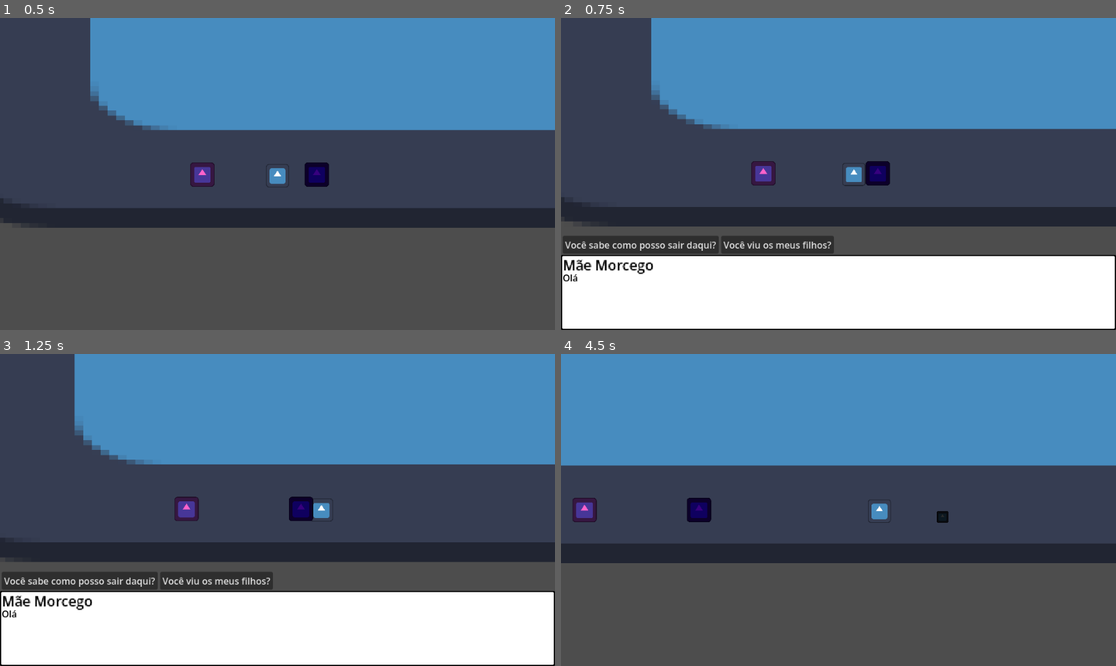
Above: before the commit, frames 1-4 (two rows, left to right).
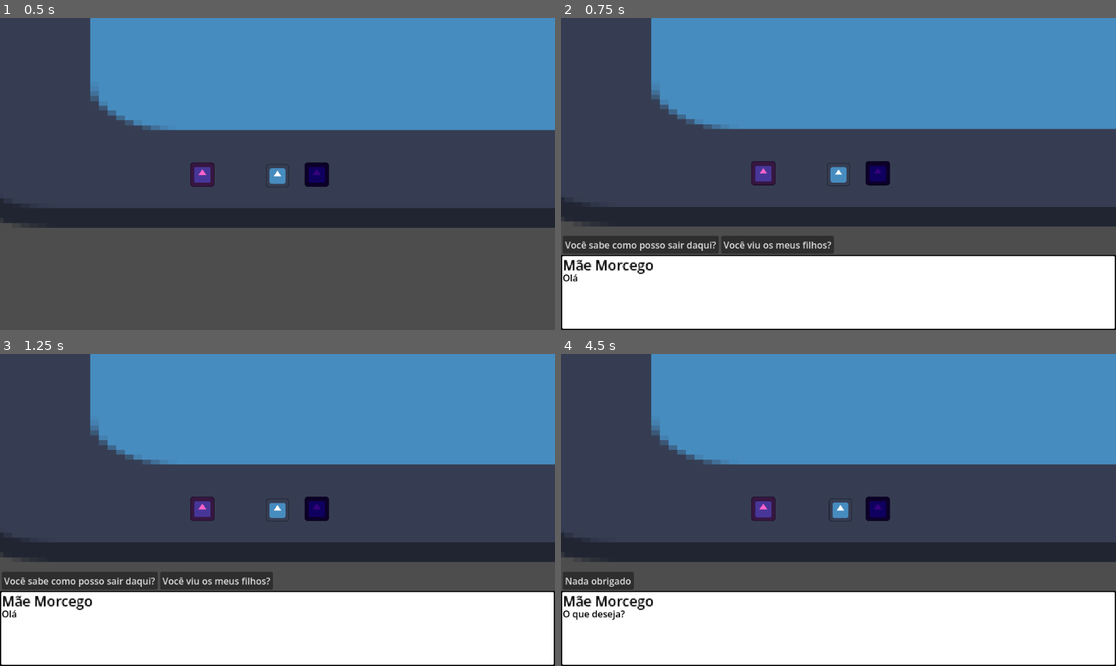
Above: after the commit, the same moments.

Repository: OTalDoPedrinho/-not-mine-story
Game: Godot game, scene res://cenas/cena_01.tscn
Same seed, same stepped clock (60 frames per second), same inputs: the game is played once before the commit and once after it. The engine's default icon, where the game draws it, is replaced by a stand-in: a white triangle on a blue panel in a dark square.
Inputs (mouse positions are in pixels of both pictures, inside the frame that each line leads up to):
- Up to frame 1 (0.5 s): no input
- Up to frame 2 (0.75 s): move the mouse to (960, 158) at 0.52 s; hold D (right) from 0.53 s (still down); hold W (act) from 0.53 s (still down); click (960, 158) at 0.67 s
- Up to frame 3 (1.25 s): keep holding D (right); keep holding W (act); tap Space (jump) at 0.77 s
- Up to frame 4 (4.5 s): move the mouse to (727, 525) at 1.27 s; release W (act) at 1.28 s; tap W (act) at 1.35, 3.05 s; tap Space (jump) at 1.52, 3.02 s; move the mouse to (894, 441) at 2.02 s; release D (right) at 2.03 s; hold A (left) 2.03-2.78 s; hold W (act) 2.03-2.78 s; click (894, 441) at 2.1 s; move the mouse to (810, 572) at 2.77 s; hold D (right) 2.78-3.5 s; tap Shift (dash) at 2.85 s; click (810, 572) at 2.92 s; click "Vi não" at 3.5 s; move the mouse to (1005, 556) at 4.27 s; hold D (right) from 4.28 s (still down); hold W (act) from 4.28 s (still down); right-click (1005, 556) at 4.35 s

Frame 1 is identical in both runs. In frame 2, 0.3% of the frame differs, in the area x 16-60%, y 26-54%; in frame 3, 2.4%; in frame 4, 34%, in the area x 0-100%, y 0-100%.

Commit message:
dialogo final

Diff:
--- a/dialogos/bat_mom.json
+++ b/dialogos/bat_mom.json
@@ -1,84 +1,103 @@
 {
-  "id": "bat_mom",
-  "name": "Mãe Morcego",
-  "encontros": {
-	"0": {
-	  "name": "Mãe Morcego",
-	  "falas": [
-		{
-		  "id": "inicio",
-		  "texto": "Olá",
-		  "opcoes": [
-			{
-			  "texto": "Você sabe como posso sair daqui?",
-			  "proximo": "explicar_saida"
-			},
-			{
-			  "texto": "Você viu os meus filhos?",
-			  "proximo": "perguntar_filhos"
-			}
-		  ]
+	"id": "bat_mom",
+	"name": "Mãe Morcego",
+	"encontros": {
+		"0": {
+			"name": "Mãe Morcego",
+			"falas": [
+				{
+				  "id": "inicio",
+				  "texto": "Olá",
+				  "opcoes": [
+					{
+					  "texto": "Você sabe como posso sair daqui?",
+					  "proximo": "explicar_saida"
+					},
+					{
+					  "texto": "Você viu os meus filhos?",
+					  "proximo": "perguntar_filhos"
+					}
+				  ]
+				},
+				{
+				  "id": "explicar_saida",
+				  "texto": "Seguindo até o fim da mina. Passando pelos insetos e os estranhos.\nNo final é só subir, mas...",
+				  "proximo": "perguntar_filhos"
+				},
+				{
+				  "id": "perguntar_filhos",
+				  "texto": "Você viu os meus filhos?",
+				  "opcoes": [
+					{
+					  "texto": "Vi não",
+					  "proximo": "fim_triste"
+					},
+					{
+					  "texto": "Os morceguinhos?",
+					  "proximo": "confirmar_filhos"
+					}
+				  ]
+				},
+				{
+				  "id": "confirmar_filhos",
+				  "texto": "Sim, eles mesmo",
+				  "opcoes": [
+					{
+					  "texto": "Sim",
+					  "proximo": "perguntar_machucou"
+					},
+					{
+					  "texto": "Não",
+					  "proximo": "fim_triste"
+					}
+				  ]
+				},
+				{
+				  "id": "perguntar_machucou",
+				  "texto": "Mas você fez algo com eles? Eles não sabem o que fazem.\nA Escuridão fez isso com eles. Não sei o que faria se algum se machucasse.",
+				  "opcoes": [
+					{
+					  "texto": "Não",
+					  "proximo": "fim_feliz"
+					},
+					{
+					  "texto": "Sim",
+					  "proximo": "fim_honesto"
+					}
+				  ]
+				},
+				{
+				  "id": "fim_triste",
+				  "texto": "Ah que pena. Obrigado. Tchau"
+				},
+				{
+				  "id": "fim_feliz",
+				  "texto": "Ah que bom. Mal posso esperar para ver eles"
+				},
+				{
+				  "id": "fim_honesto",
+				  "texto": "Ah. Talvez não tivesse como reverter. Obrigado pela honestidade"
+				}
+			  ]
 		},
-		{
-		  "id": "explicar_saida",
-		  "texto": "Seguindo até o fim da mina. Passando pelos insetos e os estranhos.\nNo final é só subir, mas...",
-		  "proximo": "perguntar_filhos"
-		},
-		{
-		  "id": "perguntar_filhos",
-		  "texto": "Você viu os meus filhos?",
-		  "opcoes": [
-			{
-			  "texto": "Vi não",
-			  "proximo": "fim_triste"
-			},
-			{
-			  "texto": "Os morceguinhos?",
-			  "proximo": "confirmar_filhos"
-			}
-		  ]
-		},
-		{
-		  "id": "confirmar_filhos",
-		  "texto": "Sim, eles mesmo",
-		  "opcoes": [
-			{
-			  "texto": "Sim",
-			  "proximo": "perguntar_machucou"
-			},
-			{
-			  "texto": "Não",
-			  "proximo": "fim_triste"
-			}
-		  ]
-		},
-		{
-		  "id": "perguntar_machucou",
-		  "texto": "Mas você fez algo com eles? Eles não sabem o que fazem.\nA Escuridão fez isso com eles. Não sei o que faria se algum se machucasse.",
-		  "opcoes": [
-			{
-			  "texto": "Não",
-			  "proximo": "fim_feliz"
-			},
-			{
-			  "texto": "Sim",
-			  "proximo": "fim_honesto"
-			}
-		  ]
-		},
-		{
-		  "id": "fim_triste",
-		  "texto": "Ah que pena. Obrigado. Tchau"
-		},
-		{
-		  "id": "fim_feliz",
-		  "texto": "Ah que bom. Mal posso esperar para ver eles"
-		},
-		{
-		  "id": "fim_honesto",
-		  "texto": "Ah. Talvez não tivesse como reverter. Obrigado pela honestidade"
+		"1": {
+			"name": "Mãe Morcego",
+			"falas": [
+				{
+					"id": "deseja",
+					"texto": "O que deseja?",
+					"opcoes": [
+						{
+							"texto": "Nada obrigado",
+							"proximo": "obrigado"
+						}
+					]
+				},
+				{
+					"id": "obrigado",
+					"texto": "ok, tchau"
+				}
+			]
 		}
-	  ]
-	}
-  }
+	  }
 }
--- a/scripts/classes/npc_class.gd
+++ b/scripts/classes/npc_class.gd
@@ -3,7 +3,6 @@
 
 @export var ensinar: String = ""
 @export var json_path: String = ""
-@onready var player = $"../Player"
 
 var player_in_range = false
 var encontros = 0
@@ -24,4 +23,8 @@
 func _process(delta):
 	if player_in_range and Input.is_action_just_pressed("act"):
 		Dialogo.iniciar_dialogo(self, json_path, encontros)
-		player.velocity.x = 0
+
+		var player = get_tree().get_first_node_in_group("player")
+		if player:
+			player.set_process(false)
+			player.set_physics_process(false)
--- a/scripts/globals/dialogo.gd
+++ b/scripts/globals/dialogo.gd
@@ -95,3 +95,8 @@
 	in_dialogue = false
 	dialogue_ui.visible = false
 	text_index = 0
+
+	var player = get_tree().get_first_node_in_group("player")
+	if player:
+		player.set_process(true)
+		player.set_physics_process(true)
--- a/scripts/player.gd
+++ b/scripts/player.gd
@@ -10,6 +10,7 @@
 #endregion
 
 #region Booleans
+var can_move = true
 var iframed = true
 var squat = false
 var player_in_range = false
@@ -35,7 +36,15 @@
 #endregion
 
 func _physics_process(delta: float) -> void:
-	var move_x = int(Input.is_action_pressed("right")) - int(Input.is_action_pressed("left"))
+	var move_x
+
+	if can_move:
+		move_x = int(Input.is_action_pressed("right")) - int(Input.is_action_pressed("left"))
+	else:
+		velocity.x = 0
+		velocity.y = 0
+		move_and_slide()
+
 	dash_timer += delta
 
 	# State Machine
@@ -112,7 +121,6 @@
 			queue_free()
 		state.talk:
 			velocity.x = 0
-			_dialogue()
 
 	#region Colisão
 	for i in get_slide_collision_count():
@@ -134,13 +142,9 @@
 
 	move_and_slide()
 
-
 func _on_atk_hitbox_body_entered(body: Node2D) -> void:
 	if body is Enemy:
 		body.tomar_dano()
-
-func _dialogue():
-	pass
 
 func _shoot(delta: float):
 	if shoot_timer == 0.0:
@@ -154,3 +158,9 @@
 	shoot_timer += delta
 	if shoot_timer >= shoot_dur:
 		cur_state = state.idle
+
+func set_pode_mover(valor: bool):
+	can_move = valor
+	if not can_move:
+		velocity.x = 0
+		velocity.y = 0
